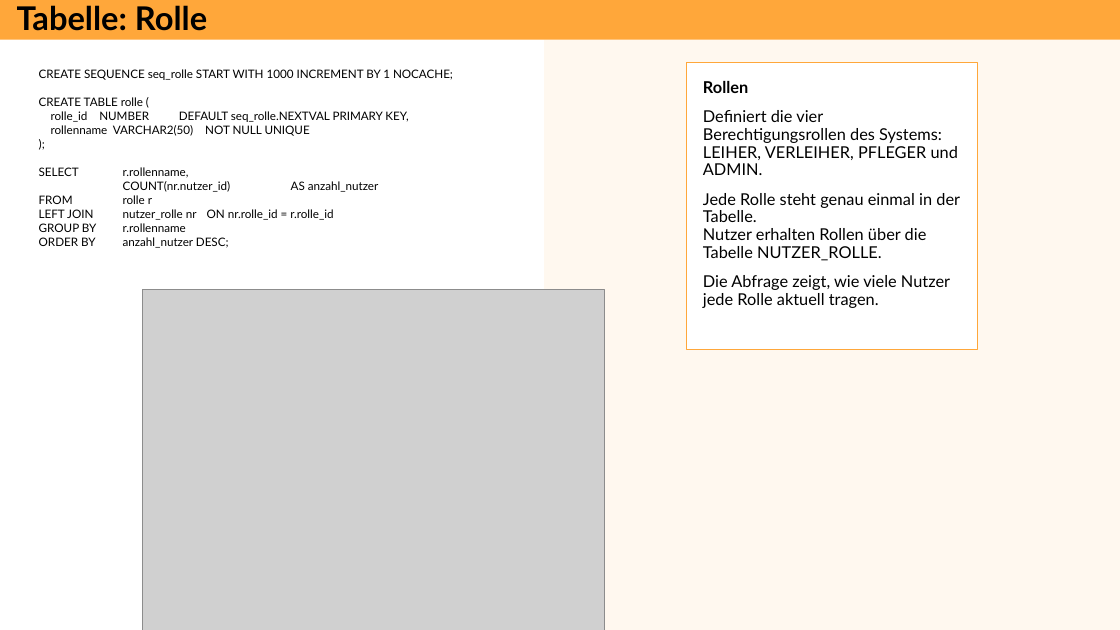
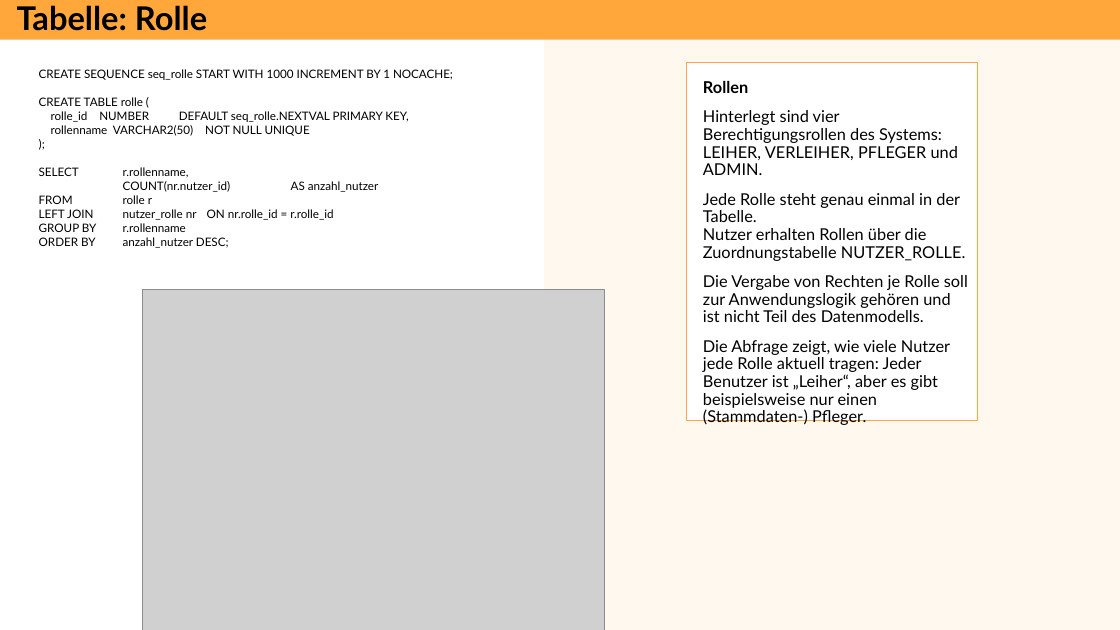
Before and after one commit to superdent/iu_datamart, a slide deck: slide 22 of dokumentation/phase2.pptx. Drawn at 1120x630 pixels with LibreOffice and Linux fonts; fonts in the diff are those of the drawing; grey boxes stand for pictures. Boxes give left, top, right and bottom in pixels: in the first picture for what was removed or moved away, otherwise in the second. Text is boxed around its words. In the diff, an @@ line names an element or a change of style, - is before the commit and + after.

```diff
--- a/dokumentation/phase2.pptx
+++ b/dokumentation/phase2.pptx
@@ rectangle "Rollen": place and size @@
-rectangle "Rollen" at (686, 63, 978, 350)
+rectangle "Rollen" at (686, 63, 978, 421)
@@ text in rectangle at (703, 110, 968, 425): text changed @@
-Definiert die vier Berechtigungsrollen des Systems:
-LEIHER, VERLEIHER, PFLEGER und ADMIN.
-Jede Rolle steht genau einmal in der Tabelle.
-Nutzer erhalten Rollen über die Tabelle NUTZER_ROLLE.
-Die Abfrage zeigt, wie viele Nutzer jede Rolle aktuell tragen.
+Hinterlegt sind vier Berechtigungsrollen des Systems:
+LEIHER, VERLEIHER, PFLEGER und ADMIN.
+Jede Rolle steht genau einmal in der Tabelle.
+Nutzer erhalten Rollen über die Zuordnungstabelle NUTZER_ROLLE.
+Die Vergabe von Rechten je Rolle soll zur Anwendungslogik gehören und ist nicht Teil des Datenmodells.
+Die Abfrage zeigt, wie viele Nutzer jede Rolle aktuell tragen: Jeder Benutzer ist „Leiher“, aber es gibt beispielsweise nur einen (Stammdaten-) Pfleger.
```
Also in this commit, not shown: 16 other slides changed, 3 slides added, 1 slide removed, 6 other files.
